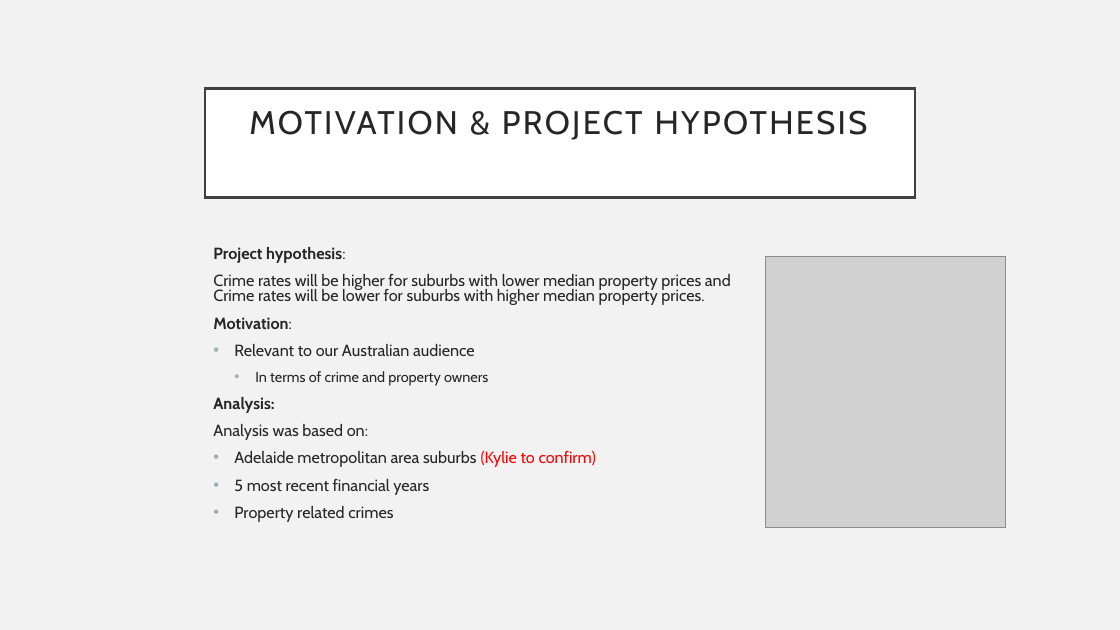
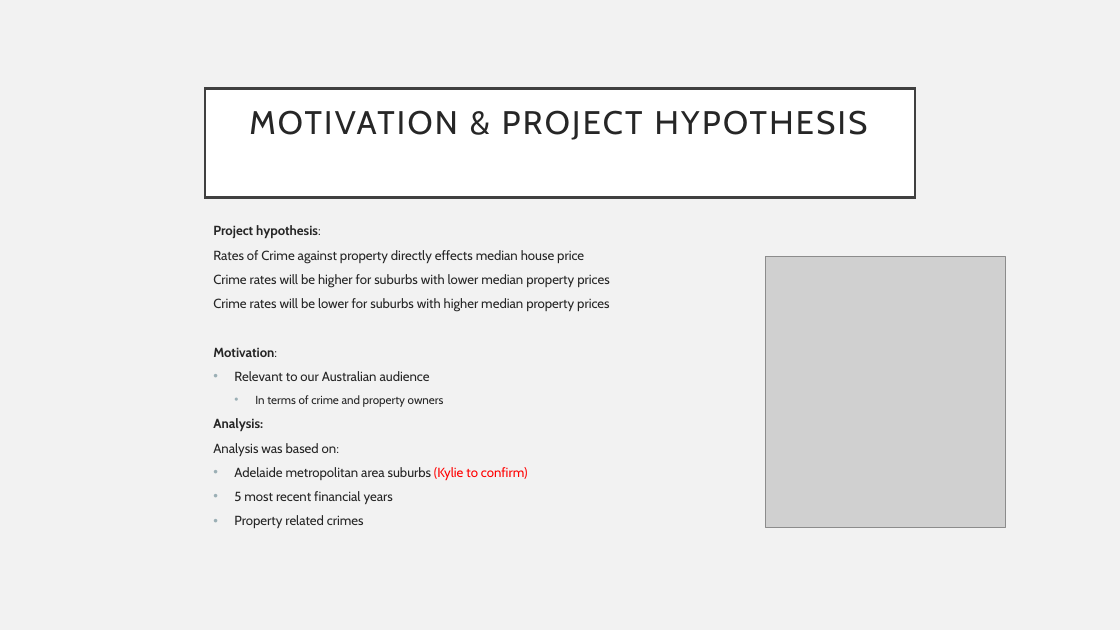
Before and after one commit to Sprettle/Chevrolet-Chilis, a slide deck: slide 2 of Project 1 Presentation.pptx. Drawn at 1120x630 pixels with LibreOffice and Linux fonts; fonts in the diff are those of the drawing; grey boxes stand for pictures. Boxes give left, top, right and bottom in pixels: in the first picture for what was removed or moved away, otherwise in the second. Text is boxed around its words. In the diff, an @@ line names an element or a change of style, - is before the commit and + after.

Commit message:
Updated presentation

```diff
--- a/Project 1 Presentation.pptx
+++ b/Project 1 Presentation.pptx
@@ text "Project hypothesis:": place and size @@
-text "Project hypothesis:" at bbox=[213, 247, 731, 522]
+text "Project hypothesis:" at bbox=[213, 225, 609, 528]
@@ text at bbox=[213, 225, 528, 528]: size 13.9 to 11.2 pt in "Project hypothesis:", "Motivation:", "Relevant to our Australian audience", "Analysis:" and 4 more places; size 12.4 to 10 pt in "In terms of crime and property owners" @@
@@ text at bbox=[213, 250, 609, 312]: text changed; size 13.9 to 11.2 pt @@
-Crime rates will be higher for suburbs with lower median property prices and Crime rates will be lower for suburbs with higher median property prices.
+Rates of Crime against property directly effects median house price
+Crime rates will be higher for suburbs with lower median property prices
+Crime rates will be lower for suburbs with higher median property prices
```
Also in this commit, not shown: 5 other slides changed, 1 slide added, 1 slide removed.
